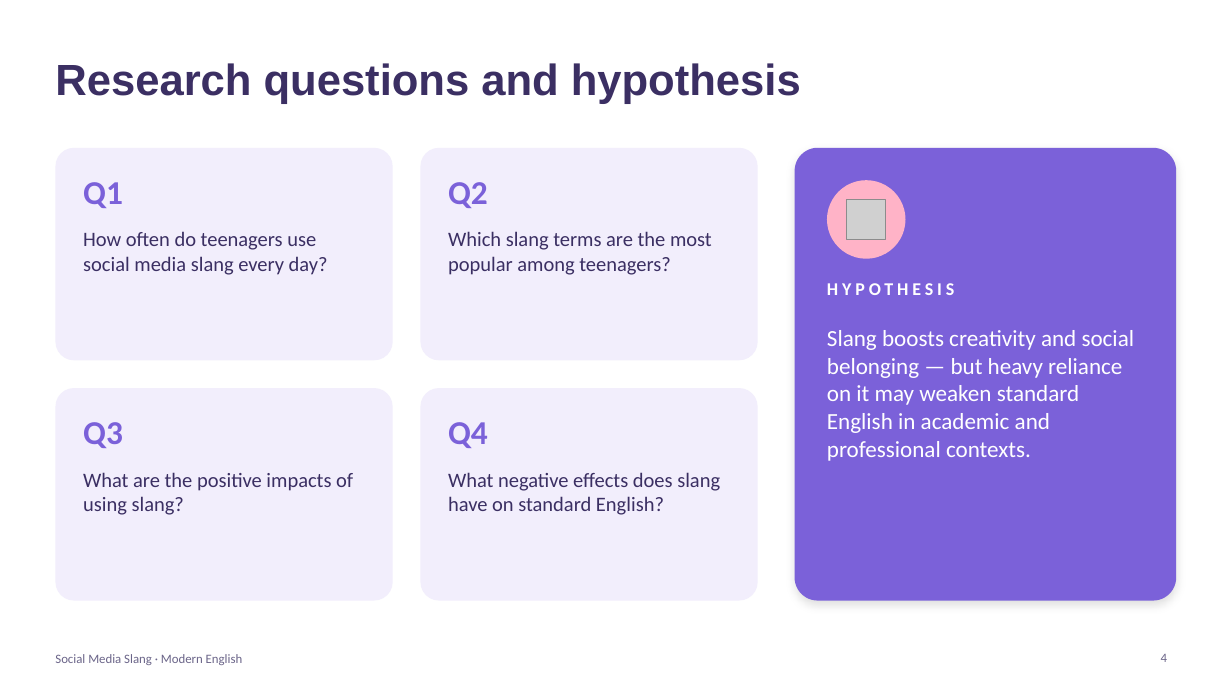
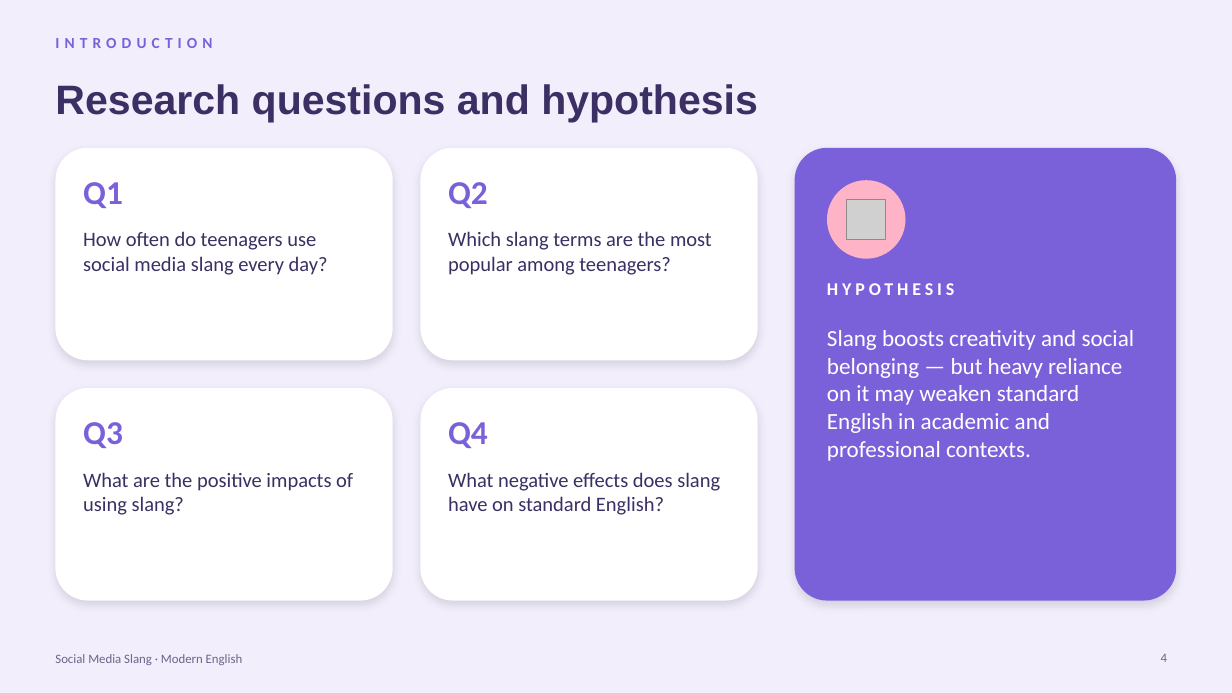
Before and after one commit to araymyrkieva9-sketch/english-daptar, a slide deck: slide 4 of variants/Slang_Presentation_3_Lavender.pptx. Drawn at 1232x693 pixels with LibreOffice and Linux fonts; fonts in the diff are those of the drawing; grey boxes stand for pictures. Boxes give left, top, right and bottom in pixels: in the first picture for what was removed or moved away, otherwise in the second. Text is boxed around its words. In the diff, an @@ line names an element or a change of style, - is before the commit and + after.

```diff
--- a/variants/Slang_Presentation_3_Lavender.pptx
+++ b/variants/Slang_Presentation_3_Lavender.pptx
@@ background #FFFFFF to #F2EEFC @@
@@ text added at (x1=55, y1=38, x2=212, y2=48), 12 pt, text #7B61D9, bold @@
+INTRODUCTION
@@ title "Research questions and hypothesis" moved from (x1=55, y1=63, x2=801, y2=104) to (x1=55, y1=84, x2=758, y2=122) @@
@@ title "Research questions and hypothesis" at (x1=55, y1=84, x2=758, y2=122): size 34 to 32 pt @@
@@ rounded rectangle at (x1=795, y1=148, x2=1177, y2=601): proportions changed @@
@@ fill #F2EEFC to #FFFFFF; shadow on; proportions changed in 4 elements at (x1=55, y1=148, x2=393, y2=360), (x1=421, y1=148, x2=758, y2=360), (x1=55, y1=388, x2=393, y2=601), (x1=421, y1=388, x2=758, y2=601) @@
```
Also in this commit, not shown: 18 other slides changed, 4 other files.
